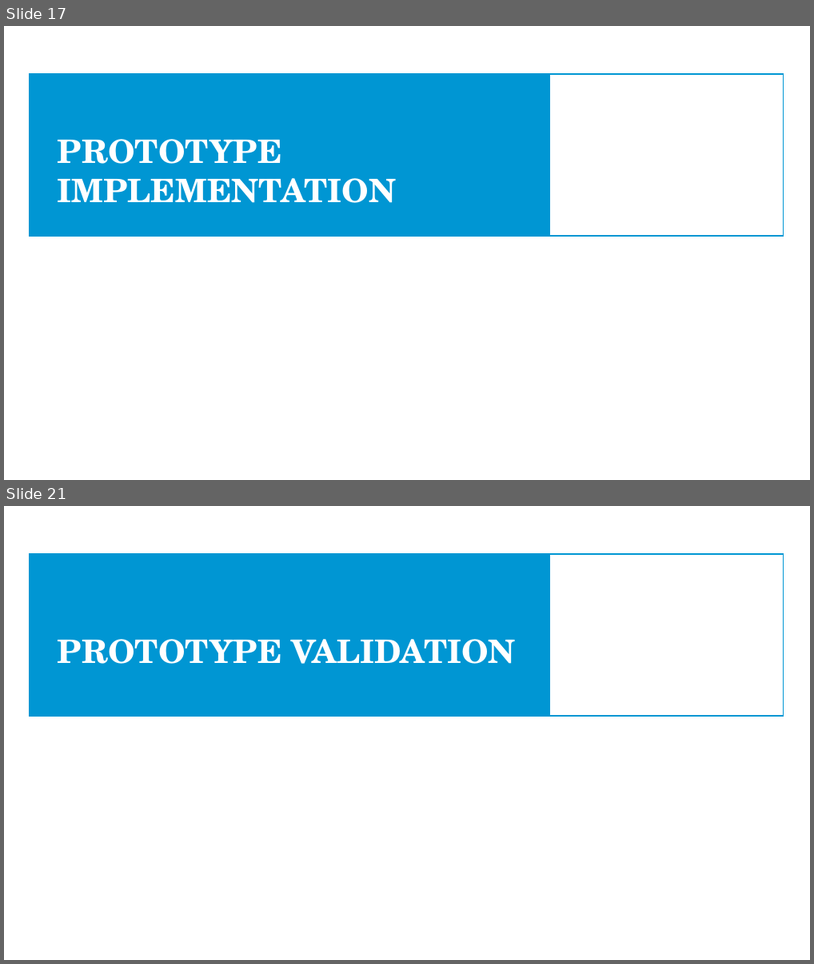
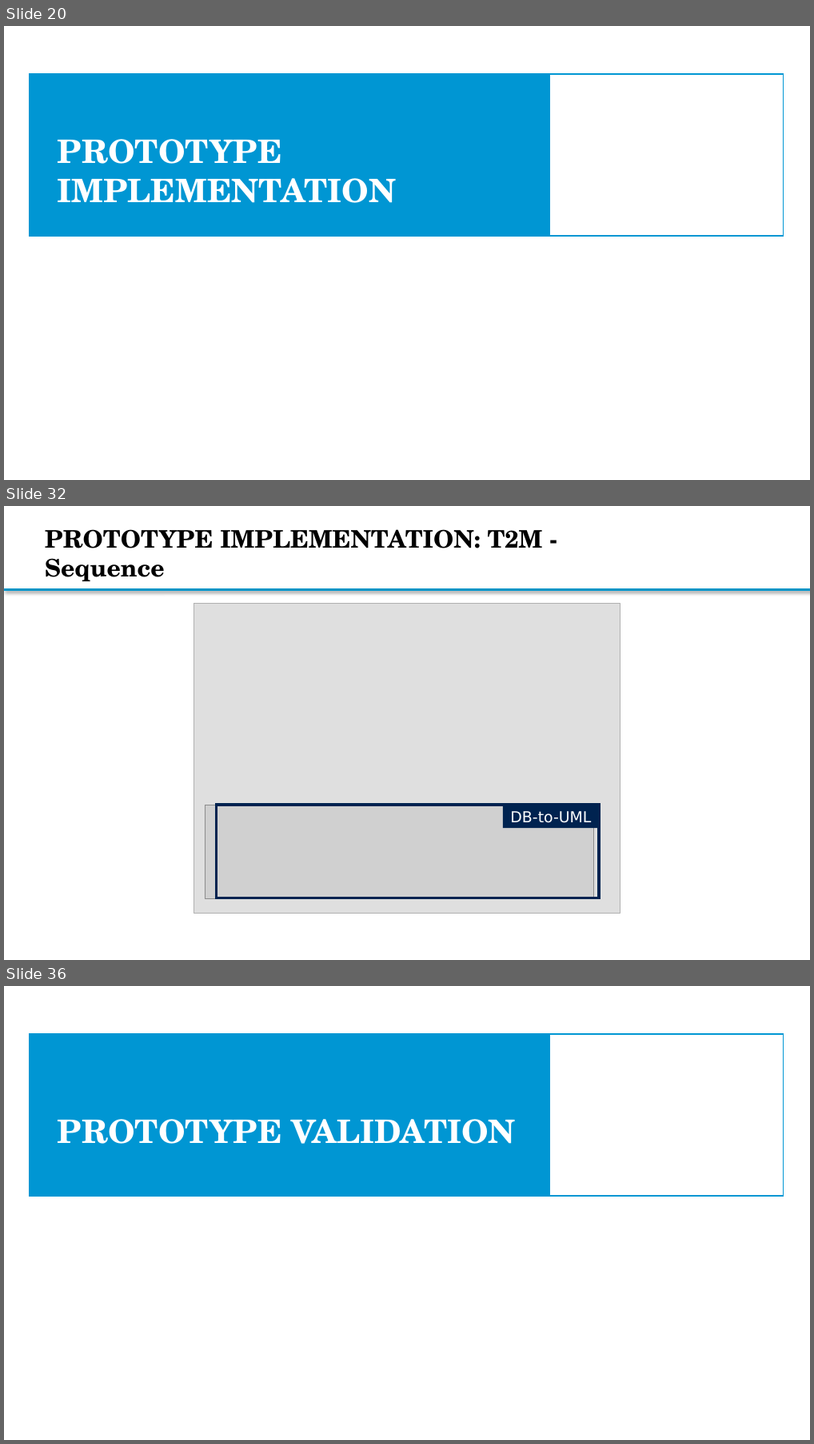
Before and after one commit to Bimi1804/BiT-ReNU, a slide deck: MasterThesis_Presentation2_MarkusBimassl.pptx. Shown one above the other, each under a label of ours: slides 17 and 21 before the commit, slides 20, 32 and 36 after it; the slides between them are not shown. The pictures are 814x964 and 814x1444 pixels, drawn with LibreOffice and Linux fonts; fonts in the diff are those of the drawing; grey boxes stand for pictures; background and template pictures are left out. Boxes give left, top, right and bottom in pixels: in the first picture for what was removed or moved away, otherwise in the second. Text is boxed around its words. In the diff, an @@ line names an element or a change of style, - is before the commit and + after.

```diff
--- a/MasterThesis_Presentation2_MarkusBimassl.pptx
+++ b/MasterThesis_Presentation2_MarkusBimassl.pptx
@@ slide 32 added at bbox=[4, 506, 810, 960], background #FFFFFF @@
@@ title added at bbox=[45, 529, 543, 581], 28.8 pt, text #000000, bold @@
+PROTOTYPE IMPLEMENTATION: T2M - Sequence
@@ rectangle added at bbox=[4, 589, 810, 591], fill #0C94B7, outline #0096D3 1 pt @@
@@ rectangle added at bbox=[165, 595, 661, 918], fill #FFFFFF at 32% opacity @@
@@ picture added at bbox=[194, 603, 621, 912] @@
@@ picture added at bbox=[205, 805, 594, 899] @@
@@ rectangle added at bbox=[216, 804, 599, 898], outline #002350 3 pt @@
@@ rectangle added at bbox=[503, 804, 599, 828], fill #002350, 18 pt, text #FFFFFF @@
+DB-to-UML
@@ what was slide 17 is now slide 20 @@
@@ what was slide 21 is now slide 36 @@
```
Also in this commit, not shown: 7 slides changed, 14 other slides added.
